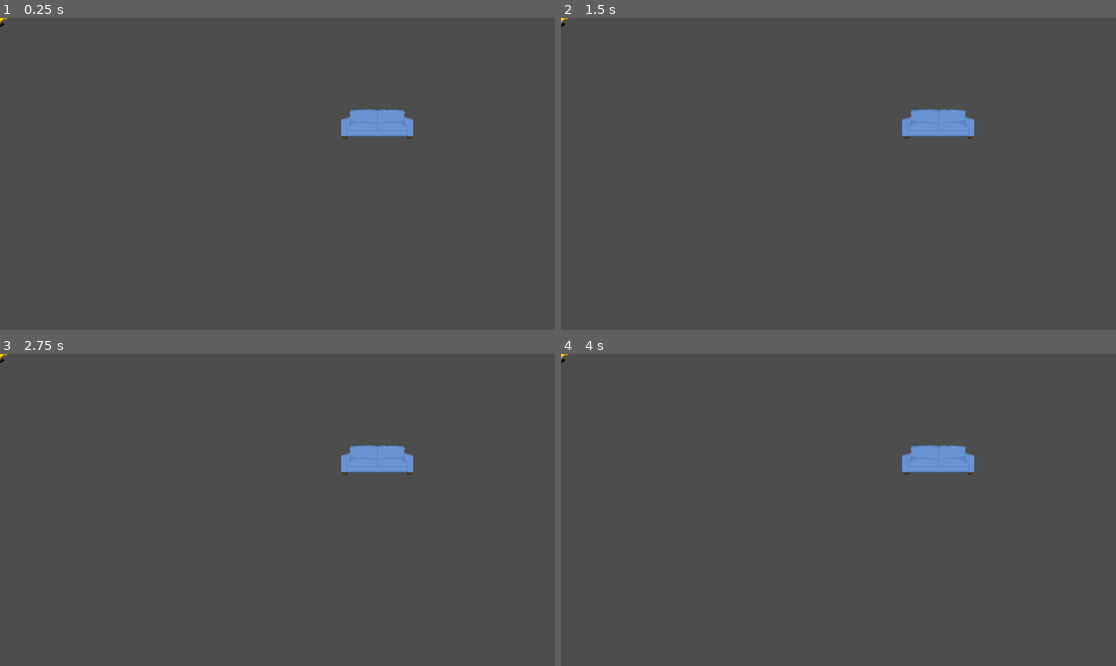
Above: before the commit, frames 1-4 (two rows, left to right).
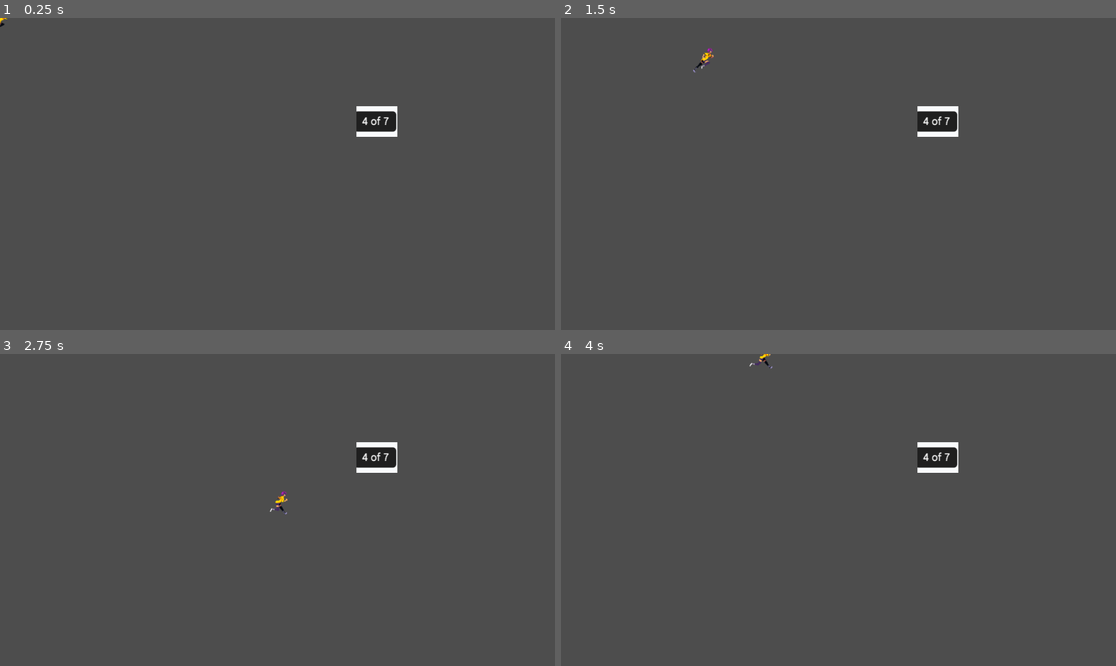
Above: after the commit, the same moments.

Repository: nugamestudioclub/Parallax
Game: Godot game, scene res://test_scene.tscn
Two runs of this game, one before a commit and one after it. Both use one fixed random seed, a clock stepped at 60 frames per second and the inputs below. The project has no main scene, so this scene is started directly.
Inputs:
- Up to frame 1 (0.25 s): no input
- Up to frame 2 (1.5 s): tap Enter at 0.5 s; hold Right (move_right) 0.53-1.28 s; tap Space (interact, bound only after the commit) at 0.6, 1.35 s; hold Down (move_down) from 1.28 s (still down)
- Up to frame 3 (2.75 s): release Down (move_down) at 2.03 s; hold Right (move_right) from 2.03 s (still down); tap Space (interact, bound only after the commit) at 2.1 s
- Up to frame 4 (4 s): release Right (move_right) at 2.78 s; hold Up (move_up) 2.78-3.53 s; tap Space (interact, bound only after the commit) at 2.85, 3.6 s; hold Left (move_left) from 3.53 s (still down)

The runs differ from the first frame. In frame 1, 1.1% of the frame differs, in the area x 61-75%, y 28-39%; in frame 2, 1.2%, in the area x 0-75%, y 0-39%; in frame 3, 1.2%; in frame 4, 1.2%.

Commit message:
base interaction done (need to update to account for multiple objects)
(ignore previous commits i was fighting with git)

Diff:
--- a/player_interact.gd
+++ b/player_interact.gd
@@ -1,3 +1,16 @@
-extends CharacterBody2D
+extends Area2D
 
 #script for interaction here
+var interact = false #going to change this to account for different objects next
+
+func _process(_delta):
+	if interact:
+		if Input.is_action_just_pressed("interact"):
+			print("you just interacted!!")
+
+func _on_body_entered(_body):
+	interact = true
+
+
+func _on_body_exited(_body):
+	interact = false
--- a/player_new.tscn
+++ b/player_new.tscn
@@ -1,7 +1,7 @@
-[gd_scene load_steps=12 format=3 uid="uid://dfbehluabfs6p"]
+[gd_scene load_steps=14 format=3 uid="uid://dfbehluabfs6p"]
 
-[ext_resource type="Script" path="res://player_interact.gd" id="1_37ytc"]
 [ext_resource type="Texture2D" uid="uid://g7827kypk2rm" path="res://2d_sprite_animation_assets/run_animation/run-1.png" id="1_530w2"]
+[ext_resource type="Script" path="res://player_controller.gd" id="1_ehkfp"]
 [ext_resource type="Texture2D" uid="uid://bpcpmshuvtjdc" path="res://2d_sprite_animation_assets/run_animation/run-2.png" id="2_cb5p1"]
 [ext_resource type="Texture2D" uid="uid://bcbgtx5jwvdyj" path="res://2d_sprite_animation_assets/run_animation/run-3.png" id="3_4k4uy"]
 [ext_resource type="Texture2D" uid="uid://d2c28q67utmim" path="res://2d_sprite_animation_assets/run_animation/run-4.png" id="4_2mb5c"]
@@ -9,6 +9,7 @@
 [ext_resource type="Texture2D" uid="uid://duai47k6qr5yv" path="res://2d_sprite_animation_assets/run_animation/run-6.png" id="6_jp2q7"]
 [ext_resource type="Texture2D" uid="uid://bbwwmnpw1eefm" path="res://2d_sprite_animation_assets/run_animation/run-7.png" id="7_2uj21"]
 [ext_resource type="Texture2D" uid="uid://b3j1u18u4ks4t" path="res://2d_sprite_animation_assets/run_animation/run-8.png" id="8_6flu7"]
+[ext_resource type="Script" path="res://player_interact.gd" id="10_wenu3"]
 
 [sub_resource type="SpriteFrames" id="SpriteFrames_nwa2r"]
 animations = [{
@@ -46,11 +47,25 @@
 radius = 16.0
 height = 70.0
 
+[sub_resource type="RectangleShape2D" id="RectangleShape2D_kilce"]
+size = Vector2(55, 86)
+
 [node name="CharacterBody2D" type="CharacterBody2D"]
-script = ExtResource("1_37ytc")
+script = ExtResource("1_ehkfp")
 
 [node name="AnimatedSprite2D" type="AnimatedSprite2D" parent="."]
 sprite_frames = SubResource("SpriteFrames_nwa2r")
 
 [node name="CollisionShape2D" type="CollisionShape2D" parent="."]
 shape = SubResource("CapsuleShape2D_tplju")
+
+[node name="Area2D" type="Area2D" parent="."]
+collision_layer = 0
+script = ExtResource("10_wenu3")
+
+[node name="CollisionShape2D" type="CollisionShape2D" parent="Area2D"]
+position = Vector2(-0.5, 0)
+shape = SubResource("RectangleShape2D_kilce")
+
+[connection signal="body_entered" from="Area2D" to="Area2D" method="_on_body_entered"]
+[connection signal="body_exited" from="Area2D" to="Area2D" method="_on_body_exited"]
--- a/project.godot
+++ b/project.godot
@@ -40,3 +40,8 @@
 "events": [Object(InputEventKey,"resource_local_to_scene":false,"resource_name":"","device":-1,"window_id":0,"alt_press …(182 unchanged characters)…
 ]
 }
+interact={
+"deadzone": 0.5,
+"events": [Object(InputEventKey,"resource_local_to_scene":false,"resource_name":"","device":0,"window_id":0,"alt_pressed":false,"shift_pressed":false,"ctrl_pressed":false,"meta_pressed":false,"pressed":false,"keycode":0,"physical_keycode":32,"key_label":0,"unicode":0,"echo":false,"script":null)
+]
+}
--- a/test_collision.tscn
+++ b/test_collision.tscn
@@ -1,15 +1,15 @@
 [gd_scene load_steps=3 format=3 uid="uid://gm4n7jdwqj67"]
 
-[ext_resource type="Texture2D" uid="uid://dv47e6iqrkhgn" path="res://2d_sprite_animation_assets/sofa.png" id="1_m6n1k"]
+[ext_resource type="Texture2D" uid="uid://btbcba2kofjqa" path="res://2d_sprite_animation_assets/Screenshot 2023-11-09 at 2.41.40 PM.png" id="1_xe3ic"]
 
 [sub_resource type="RectangleShape2D" id="RectangleShape2D_yp8e5"]
-size = Vector2(150, 63.5)
+size = Vector2(86, 65)
 
 [node name="StaticBody2D" type="StaticBody2D"]
 
 [node name="Sprite2D" type="Sprite2D" parent="."]
-texture = ExtResource("1_m6n1k")
+texture = ExtResource("1_xe3ic")
 
 [node name="CollisionShape2D" type="CollisionShape2D" parent="."]
-position = Vector2(0, 5.75)
+position = Vector2(0, -0.5)
 shape = SubResource("RectangleShape2D_yp8e5")
--- a/test_scene.tscn
+++ b/test_scene.tscn
@@ -9,7 +9,6 @@
 position = Vector2(240, 450)
 
 [node name="CharacterBody2D" parent="." instance=ExtResource("1_2m8gm")]
-speed = 400
 
 [node name="StaticBody2D" parent="." instance=ExtResource("2_jqcpd")]
 position = Vector2(783, 215)
--- /dev/null
+++ b/vi_test_scene.tscn
@@ -0,0 +1,15 @@
+[gd_scene load_steps=3 format=3 uid="uid://c61yn1tsxxmtk"]
+
+[ext_resource type="PackedScene" uid="uid://dfbehluabfs6p" path="res://player_new.tscn" id="1_2qsnw"]
+[ext_resource type="PackedScene" uid="uid://gm4n7jdwqj67" path="res://test_collision.tscn" id="2_abb0k"]
+
+[node name="Node" type="Node"]
+
+[node name="Starting_Position" type="Marker2D" parent="."]
+position = Vector2(240, 450)
+
+[node name="CharacterBody2D2" parent="." instance=ExtResource("1_2qsnw")]
+position = Vector2(109, 282)
+
+[node name="StaticBody2D" parent="." instance=ExtResource("2_abb0k")]
+position = Vector2(437, 285)
